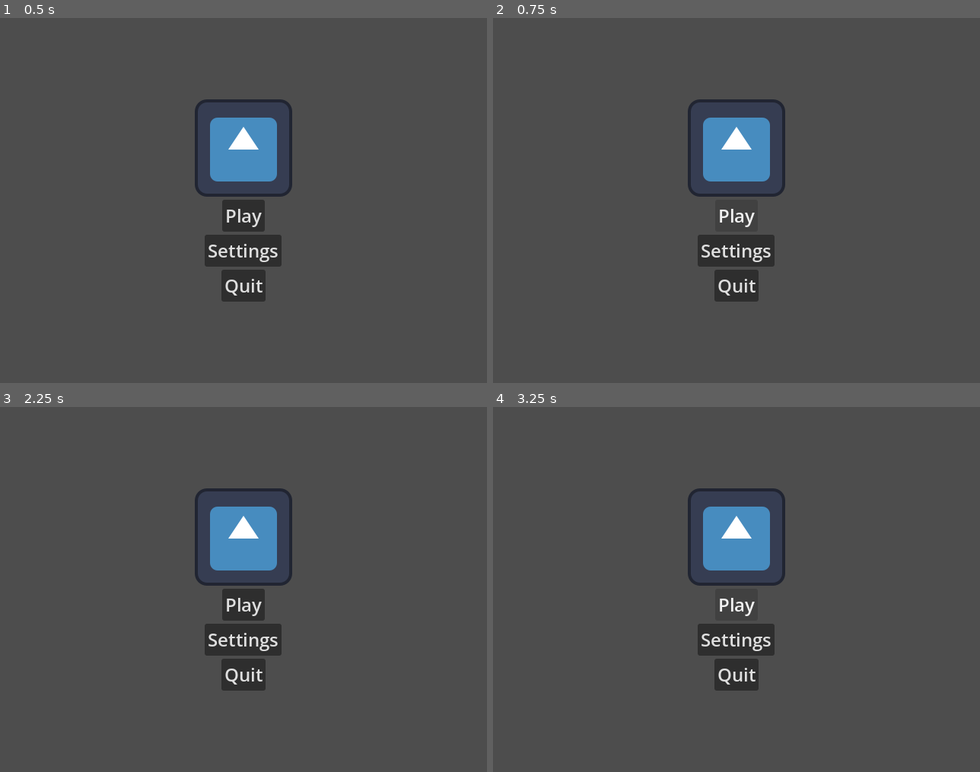
Above: before the commit, frames 1-4 (two rows, left to right).
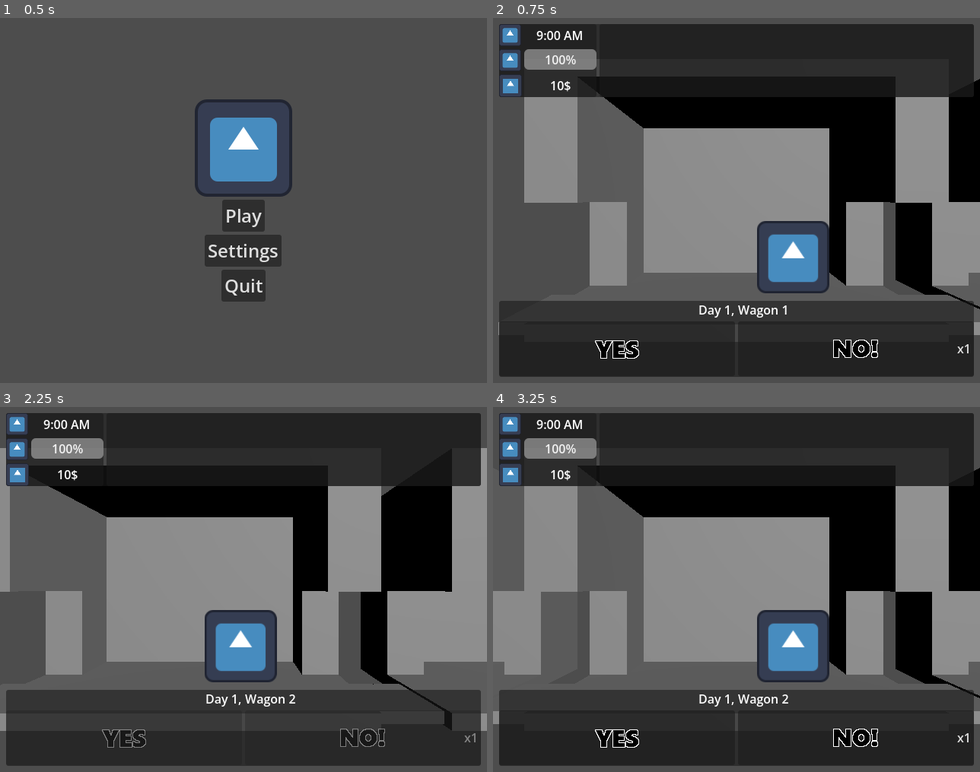
Above: after the commit, the same moments.

Repository: Smg065/WGJ2026
Game: Godot game, scene res://Scenes/MainMenu.tscn
Same seed, same stepped clock (60 frames per second), same inputs: the game is played once before the commit and once after it. Before the commit the project has no main scene; this scene is started directly in both runs. The engine's default icon, where the game draws it, is replaced by a stand-in: a white triangle on a blue panel in a dark square.
Inputs (mouse positions are in pixels of both pictures, inside the frame that each line leads up to):
- Up to frame 1 (0.5 s): no input
- Up to frame 2 (0.75 s): click "Play" at 0.5 s
- Up to frame 3 (2.25 s): click (243, 604) at 1.25 s, where only the run before the commit has a clickable "Play"; click (121, 739) at 2.02 s
- Up to frame 4 (3.25 s): click (736, 604) at 2.75 s, where only the run before the commit has a clickable "Play"

Frame 1 is identical in both runs. In frame 2, 79% of the frame differs, in the area x 1-100%, y 1-99%; in frame 3, 76%; in frame 4, 81%, in the area x 0-100%, y 1-99%.

Commit message:
Circular Dependency Fix

Diff:
--- a/Scripts/Gameplay.gd
+++ b/Scripts/Gameplay.gd
@@ -63,7 +63,6 @@
 @export_category("Misc UI")
 @export var victoryUI : Control
 @export var gameOverUI : Control
-@export var mainMenu : PackedScene
 
 @export_category("Resources")
 @export var day : int = 0:
@@ -364,7 +363,7 @@
 	end_day(true)
 
 func main_menu() -> void:
-	get_tree().change_scene_to_packed(mainMenu)
+	get_tree().change_scene_to_file("res://Scenes/MainMenu.tscn")
 
 func retry_pressed() -> void:
 	get_tree().reload_current_scene()
--- a/Scripts/MainMenu.gd
+++ b/Scripts/MainMenu.gd
@@ -26,4 +26,4 @@
 
 ##Play pressed
 func play_pressed() -> void:
-	get_tree().change_scene_to_packed(playScene)
+	get_tree().change_scene_to_file("res://Scenes/Gameplay.tscn")
--- a/project.godot
+++ b/project.godot
@@ -11,6 +11,7 @@
 [application]
 
 config/name="WGJ2026"
+run/main_scene="uid://omcdkcc7cmn"
 config/features=PackedStringArray("4.7", "GL Compatibility")
 config/icon="res://icon.svg"
 
